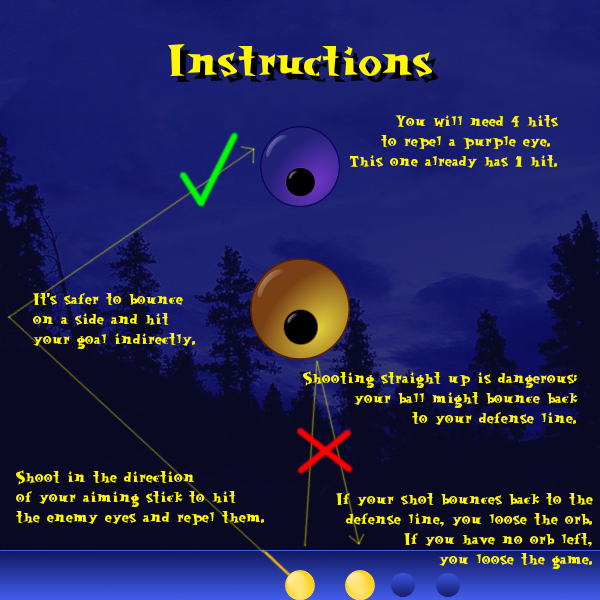
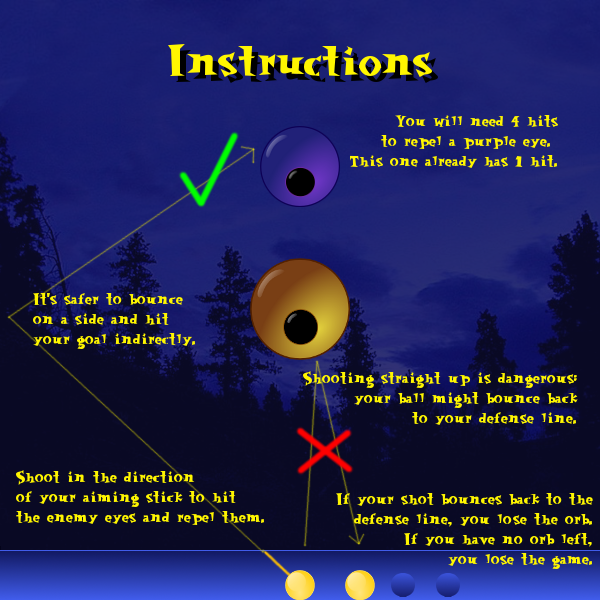
Layer changes from the first 600x600 image to the second:
painted on "You will need 4 hits ..." over bbox(391, 121, 411, 164)
painted on "Shoot in the direction ..." over bbox(19, 476, 201, 502)
painted on "If your shot bounces back to t..." over bbox(346, 498, 570, 566)
painted on "It's safer to bounce ..." over bbox(36, 298, 175, 342)
painted on "Shooting straight up is danger..." over bbox(325, 378, 568, 421)
